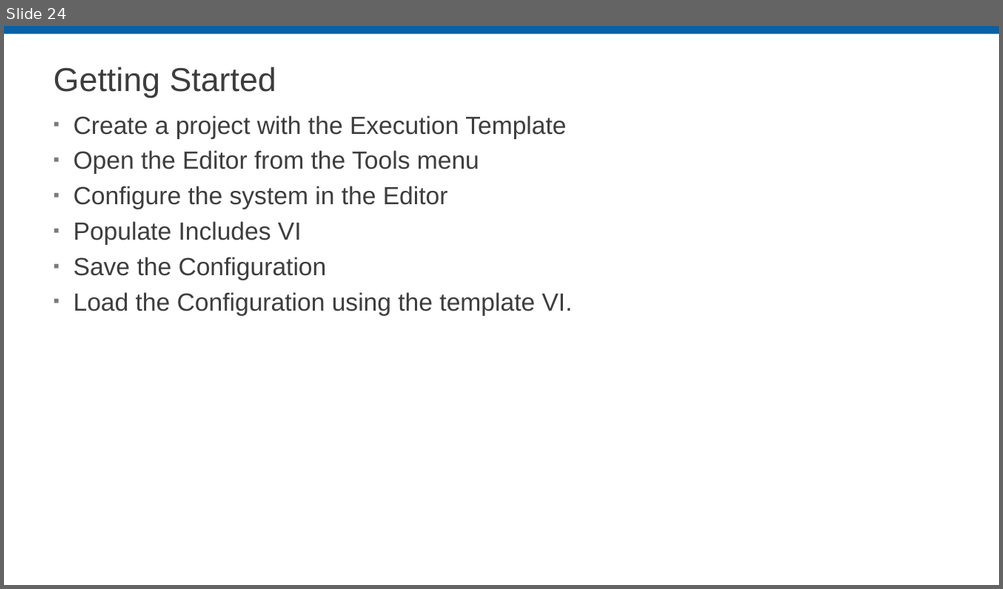
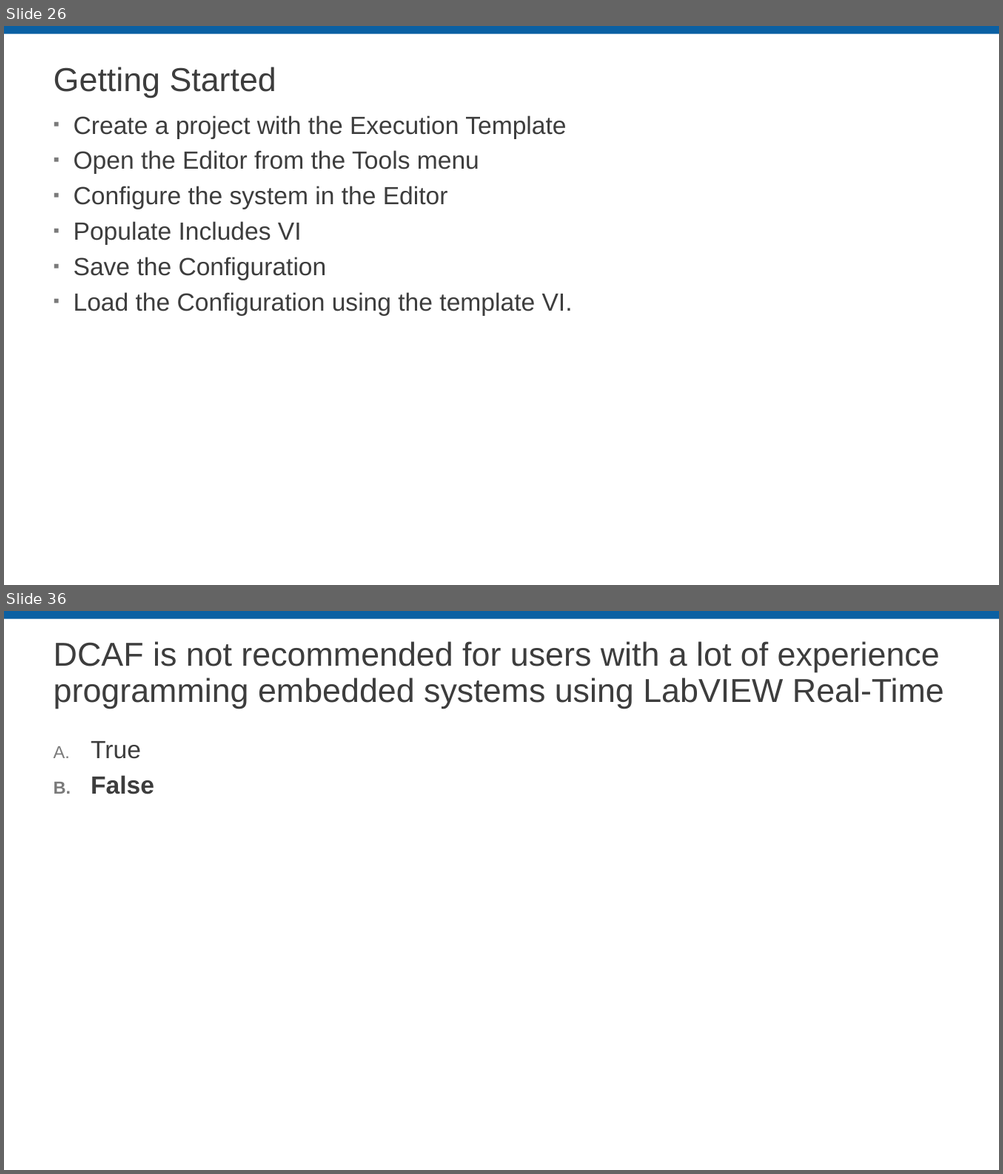
Before and after one commit to LabVIEW-DCAF/Documentation, a slide deck: Trunk/Getting Started Material/DCAF Training/1 Introduction to DCAF.pptx. Shown one above the other, each under a label of ours: slide 24 before the commit, slides 26 and 36 after it; the slides between them are not shown. The pictures are 1003x589 and 1003x1174 pixels, drawn with LibreOffice and Linux fonts; fonts in the diff are those of the drawing; background and template pictures are left out. Boxes give left, top, right and bottom in pixels: in the first picture for what was removed or moved away, otherwise in the second. Text is boxed around its words. In the diff, an @@ line names an element or a change of style, - is before the commit and + after.

```diff
--- a/Trunk/Getting Started Material/DCAF Training/1 Introduction to DCAF.pptx
+++ b/Trunk/Getting Started Material/DCAF Training/1 Introduction to DCAF.pptx
@@ slide 36 added at (x1=4, y1=611, x2=999, y2=1170), background #FFFFFF; not listed: 1 template element that a slide beside it also shows @@
@@ title added at (x1=54, y1=641, x2=944, y2=709), 32 pt, text #3D3D3D @@
+DCAF is not recommended for users with a lot of experience programming embedded systems using LabVIEW Real-Time
@@ text added at (x1=91, y1=741, x2=154, y2=795), 24 pt, text #3D3D3D, bold @@
+A. True
+B. False
@@ what was slide 24 is now slide 26 @@
```
Also in this commit, not shown: 20 slides changed, 9 other slides added.
